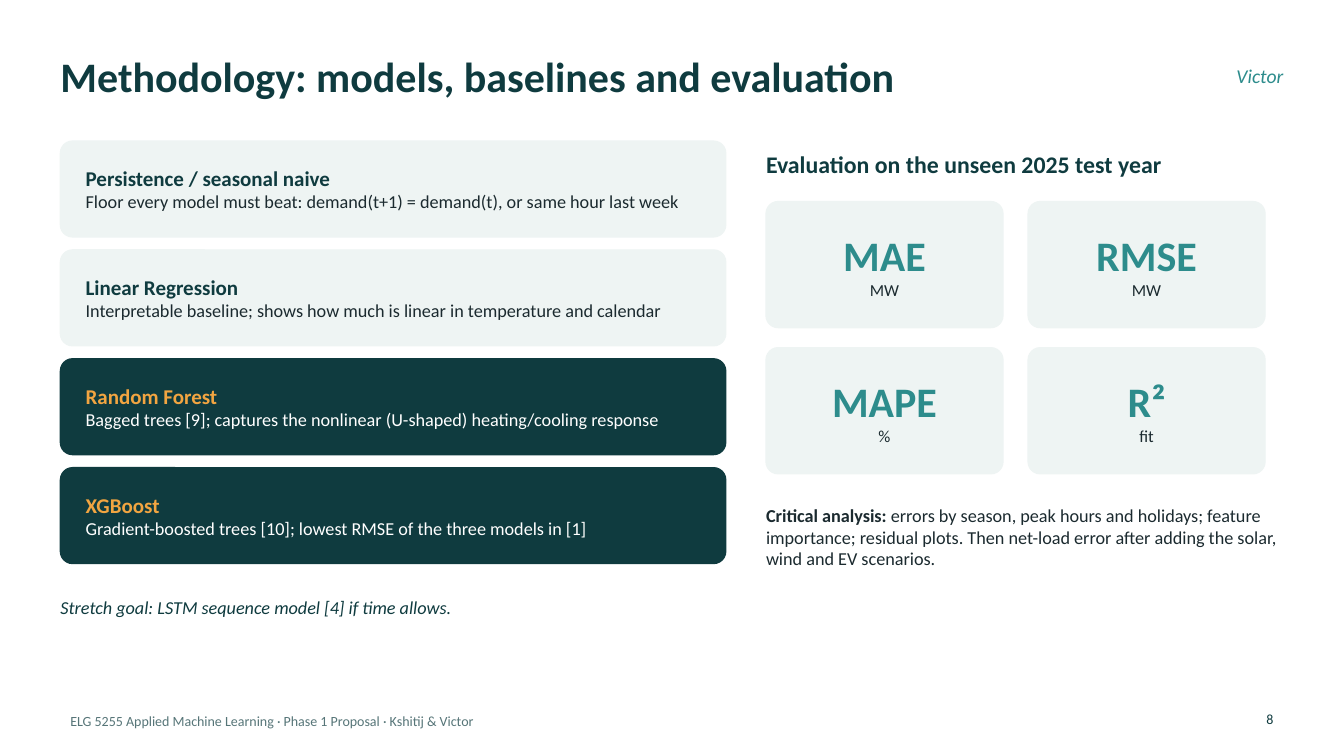
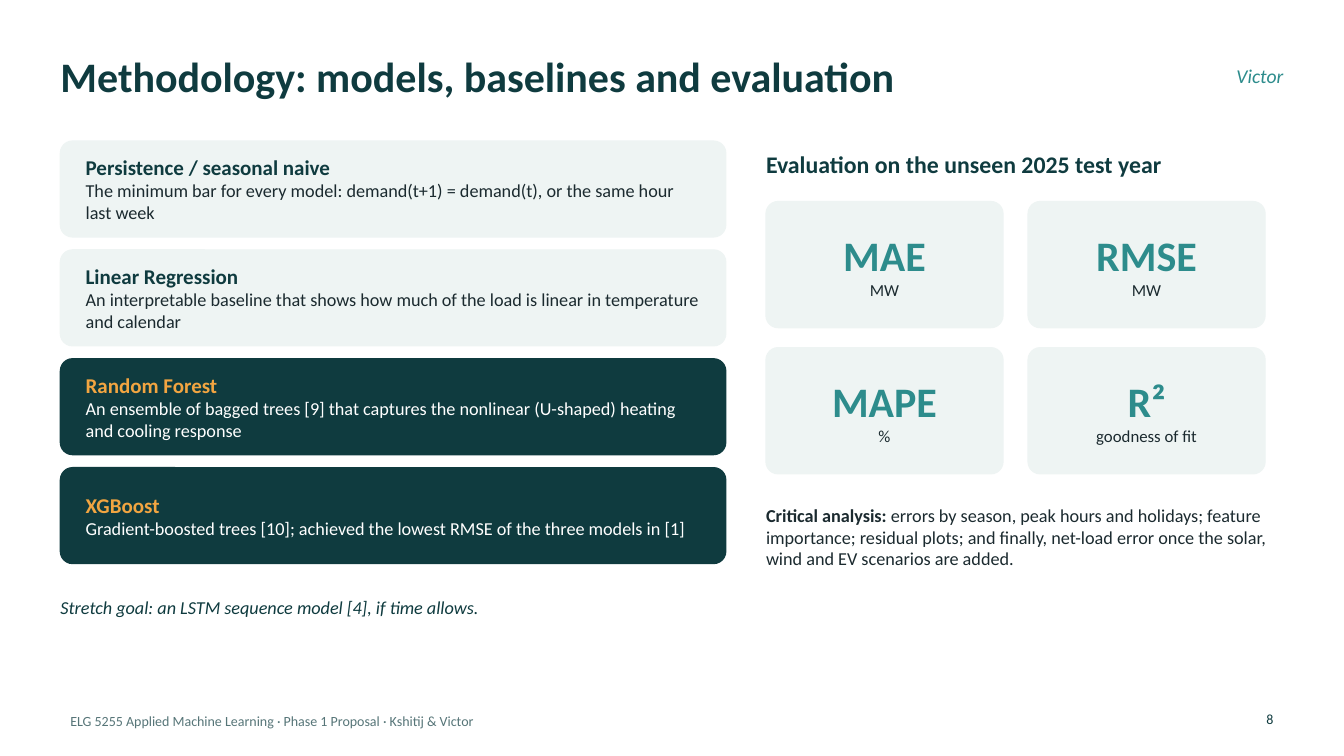
Before and after one commit to KshitijV97/smart-grid-analytics, a slide deck: slide 8 of presentation/ELG5255_Phase1_Ottawa_Load_Forecasting.pptx. Drawn at 1344x756 pixels with LibreOffice and Linux fonts; fonts in the diff are those of the drawing. Boxes give left, top, right and bottom in pixels: in the first picture for what was removed or moved away, otherwise in the second. Text is boxed around its words. In the diff, an @@ line names an element or a change of style, - is before the commit and + after.

```diff
--- a/presentation/ELG5255_Phase1_Ottawa_Load_Forecasting.pptx
+++ b/presentation/ELG5255_Phase1_Ottawa_Load_Forecasting.pptx
@@ text at (86,184,674,219): text changed @@
-Floor every model must beat: demand(t+1) = demand(t), or same hour last week
+The minimum bar for every model: demand(t+1) = demand(t), or the same hour last week
@@ text at (86,293,698,328): text changed @@
-Interpretable baseline; shows how much is linear in temperature and calendar
+An interpretable baseline that shows how much of the load is linear in temperature and calendar
@@ text at (86,401,675,440): text changed @@
-Bagged trees [9]; captures the nonlinear (U-shaped) heating/cooling response
+An ensemble of bagged trees [9] that captures the nonlinear (U-shaped) heating and cooling response
@@ text at (1096,430,1196,445): text changed @@
-fit
+goodness of fit
@@ text at (766,509,1266,565): text changed @@
-Critical analysis: errors by season, peak hours and holidays; feature importance; residual plots. Then net-load error after adding the solar, wind and EV scenarios.
+Critical analysis: errors by season, peak hours and holidays; feature importance; residual plots; and finally, net-load error once the solar, wind and EV scenarios are added.
@@ text at (86,521,685,538): text changed @@
-Gradient-boosted trees [10]; lowest RMSE of the three models in [1]
+Gradient-boosted trees [10]; achieved the lowest RMSE of the three models in [1]
@@ text at (60,601,479,617): text changed @@
-Stretch goal: LSTM sequence model [4] if time allows.
+Stretch goal: an LSTM sequence model [4], if time allows.
```
Also in this commit, not shown: 10 other slides changed, 5 other files.
